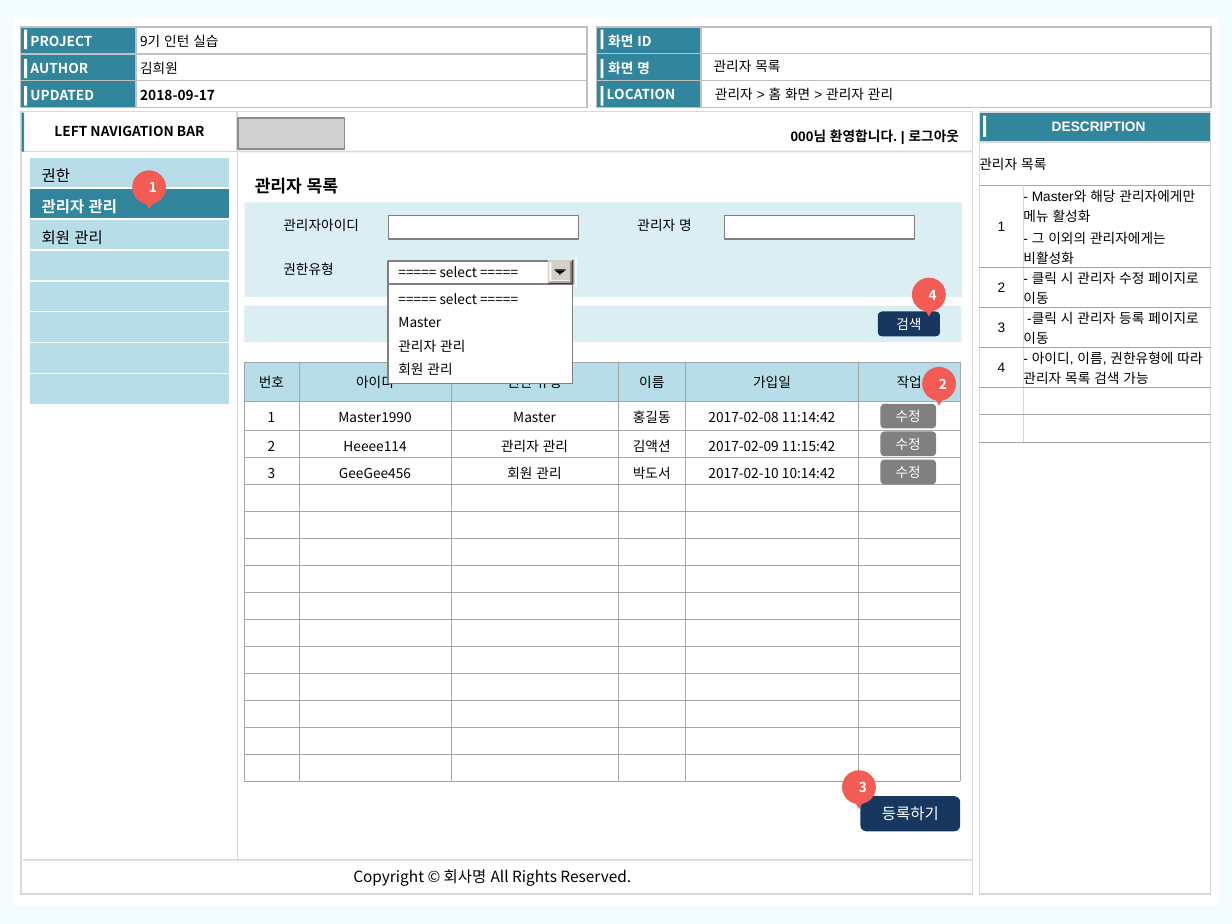
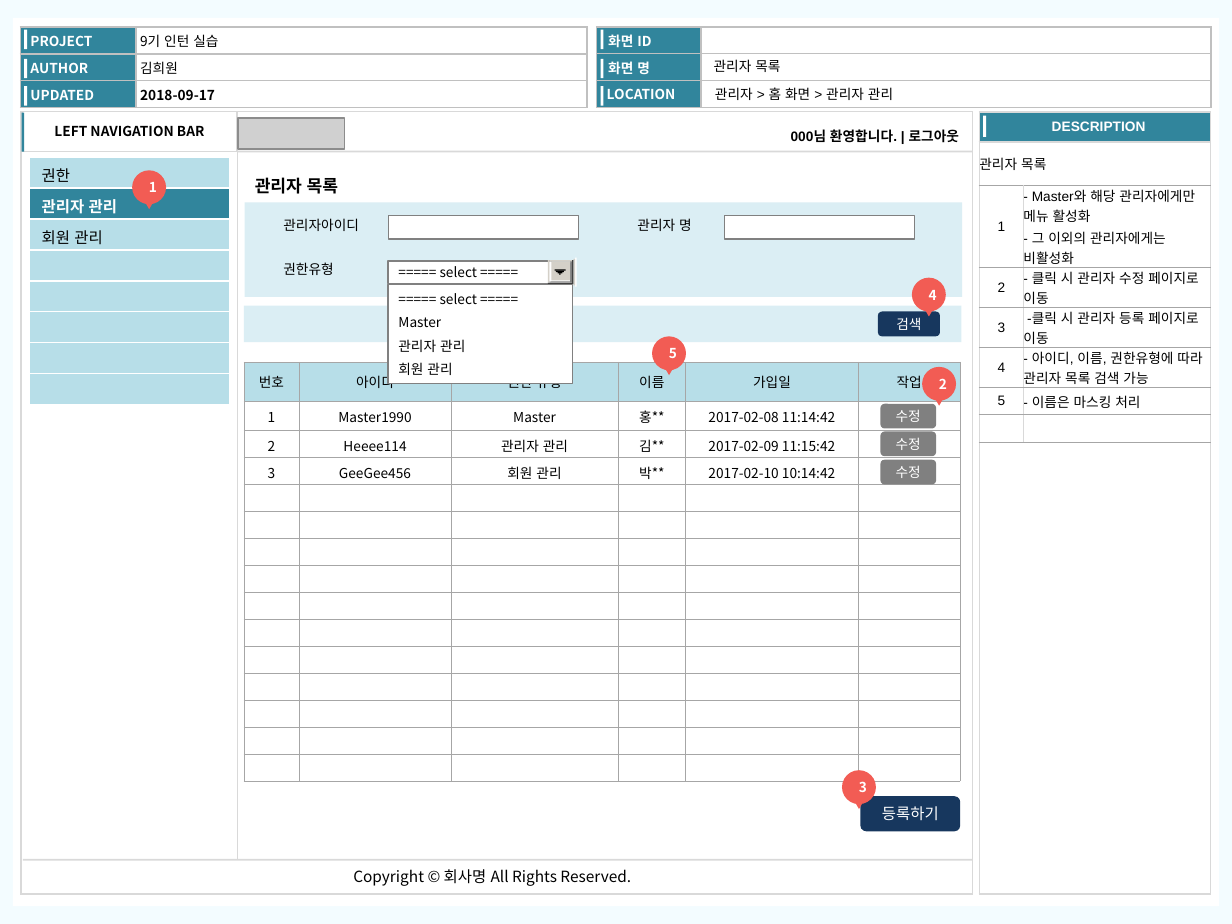
Before and after one commit to kimheewon/project, a slide deck: slide 11 of Document/관리자 화면정의서.pptx. Drawn at 1232x924 pixels with LibreOffice and Linux fonts; fonts in the diff are those of the drawing; grey boxes stand for pictures. Boxes give left, top, right and bottom in pixels: in the first picture for what was removed or moved away, otherwise in the second. Text is boxed around its words. In the diff, an @@ line names an element or a change of style, - is before the commit and + after.

```diff
--- a/Document/관리자 화면정의서.pptx
+++ b/Document/관리자 화면정의서.pptx
@@ table at [979, 142, 1211, 412] @@
+row 6: 5 | - 이름은 마스킹 처리
-row 7:  | 
@@ ellipse added at [652, 336, 686, 371], fill #F25C54, 8 pt, text #FFFFFF, bold @@
+5
@@ table at [244, 362, 961, 782] @@
-row 2, column 4: 홍길동
+row 2, column 4: 홍**
-row 3, column 4: 김액션
+row 3, column 4: 김**
-row 4, column 4: 박도서
+row 4, column 4: 박**
@@ triangle added at [663, 366, 674, 376], fill #F25C54 @@
```
Also in this commit, not shown: 7 other slides changed, 16 other files.
